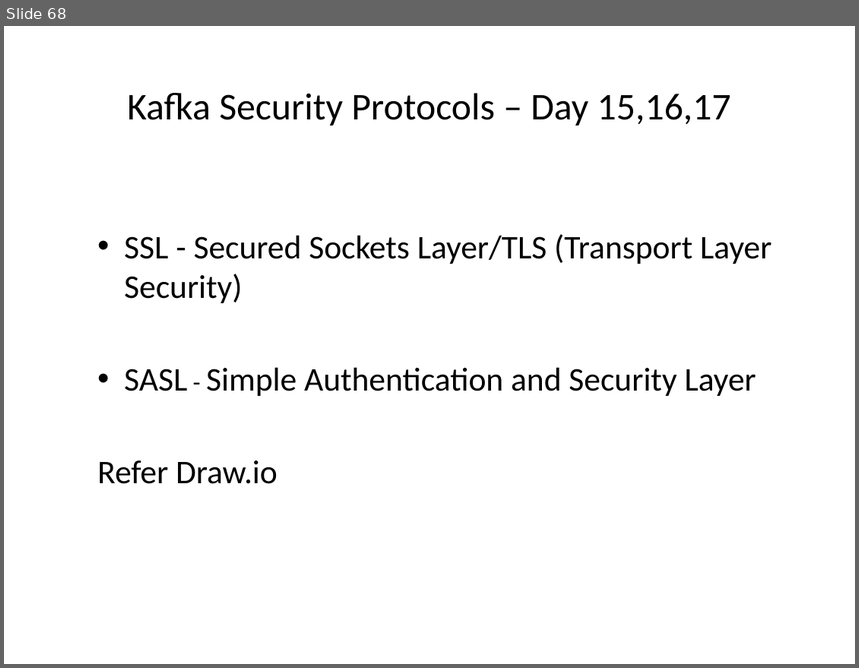
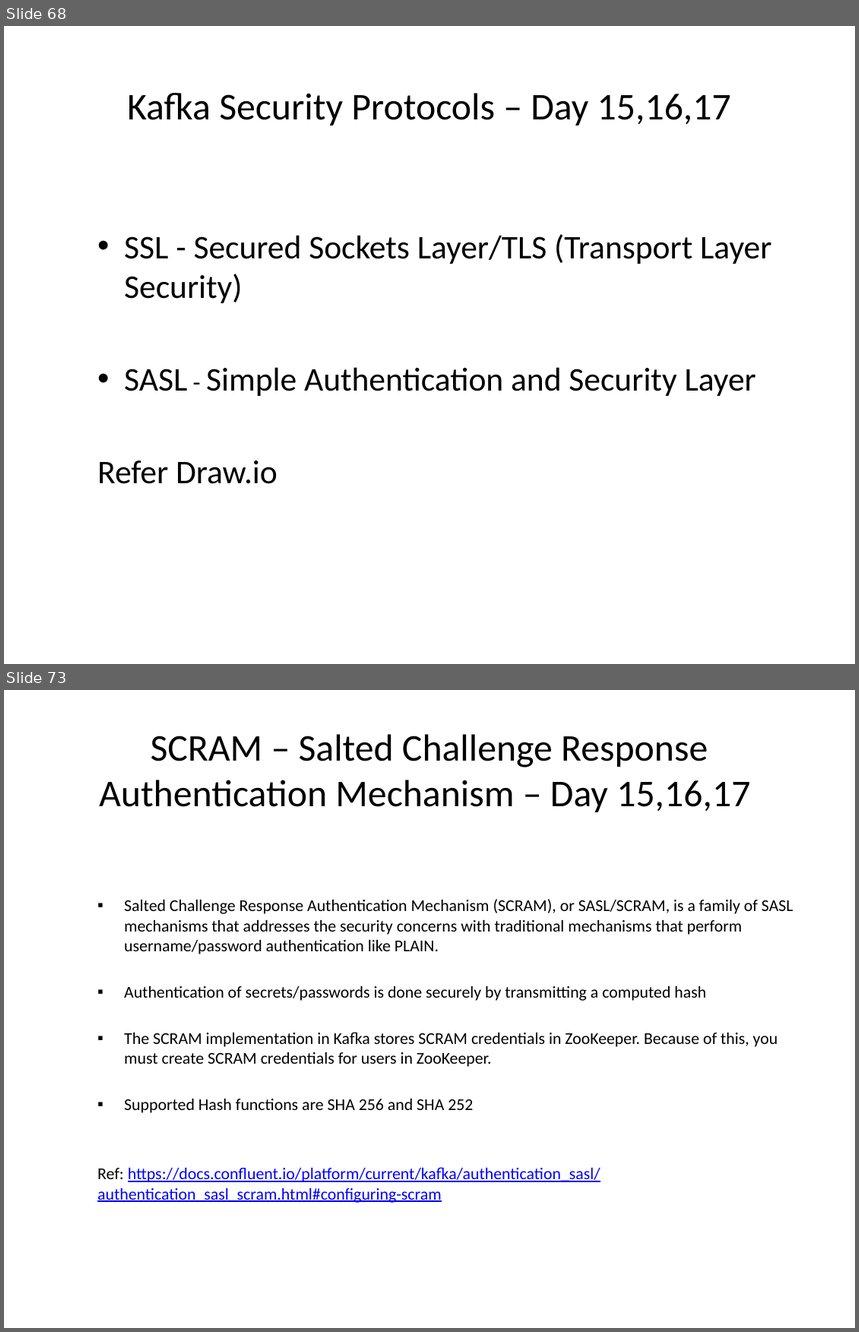
Before and after one commit to sreedharsingaraju/KafkaTutorials, a slide deck: PPT/Kafka-Teaching-Flow.pptx. Shown one above the other, each under a label of ours: slide 68 before the commit, slides 68 and 73 after it; the slides between them are not shown. The pictures are 859x668 and 859x1332 pixels, drawn with LibreOffice and Linux fonts; fonts in the diff are those of the drawing. Boxes give left, top, right and bottom in pixels: in the first picture for what was removed or moved away, otherwise in the second. Text is boxed around its words. In the diff, an @@ line names an element or a change of style, - is before the commit and + after.

```diff
--- a/PPT/Kafka-Teaching-Flow.pptx
+++ b/PPT/Kafka-Teaching-Flow.pptx
@@ slide 73 added at (4,690,855,1328), background #FFFFFF @@
@@ title added at (99,734,750,812), 32 pt, text #000000 @@
+  SCRAM – Salted Challenge Response Authentication Mechanism – Day 15,16,17
@@ text added at (97,899,794,1203), 14 pt, text #000000 @@
+  ▪ Salted Challenge Response Authentication Mechanism (SCRAM), or SASL/SCRAM, is a family of SASL mechanisms that addresses the security concerns with traditional mechanisms that perform username/password authentication like PLAIN.
+  ▪ Authentication of secrets/passwords is done securely by transmitting a computed hash
+  ▪ The SCRAM implementation in Kafka stores SCRAM credentials in ZooKeeper. Because of this, you must create SCRAM credentials for users in ZooKeeper.
+  ▪ Supported Hash functions are SHA 256 and SHA 252
+  Ref: https://docs.confluent.io/platform/current/kafka/authentication_sasl/authentication_sasl_scram.html#configuring-scram
```
Also in this commit, not shown: 3 slides changed, 3 other slides added, 2 other files.
